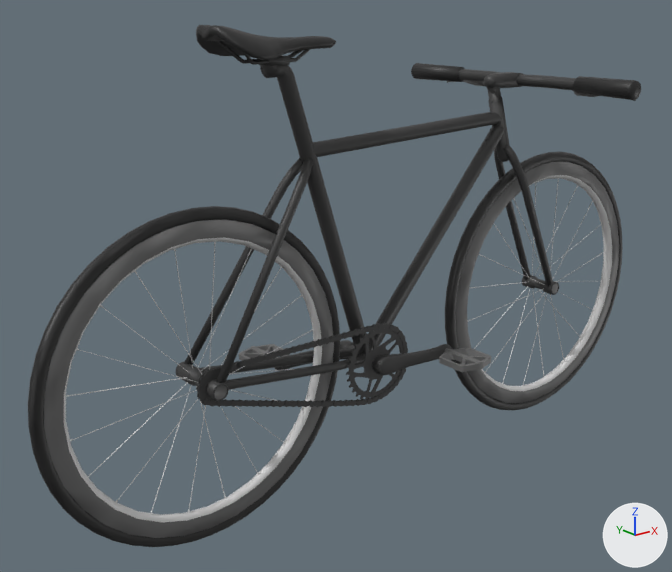
The COLLADA model gazebo_env/models/BioRoboticsLab/meshes/Bike.dae, before and after one commit.
Rendered twice from a 50 mm lens placed at (-1.86, -1.99, 1.42), pointed at (-0.19, 0.09, 0.59). The lights are fixed; the arrows at lower right show +X, +Y and +Z. The picture after the commit comes second. Vertices at exactly the same position are counted once.

In view in the first picture: 'Bike'.
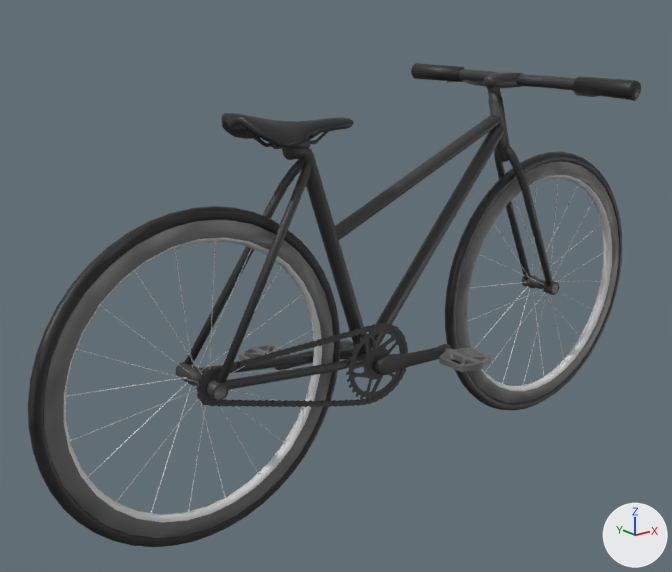
The newer file is also rescaled (x0.8) as a whole; pictures and numbers use the older file's frame.

The change in detail:
me_bike is used by ob_bike; location (0.0, 0.0, 0.0).
me_bike had 12464 vertices, 23456 faces and spanned x -1.18..1.11, y -0.45..0.45, z -0.01..1.35.
me_bike now has 12464 vertices, 23456 faces and spans x -1.18..1.11, y -0.45..0.45, z -0.01..1.2.
me_bike part 1: the loose piece of 36 vertices spanning x -0.62..-0.33, y 0.0..0.06, z 1.26..1.33 is moved by (0.06, 0.0, -0.21).
me_bike part 2: the loose piece of 36 vertices spanning x -0.62..-0.33, y -0.06..0.0, z 1.26..1.33 is moved by (0.06, 0.0, -0.21).
me_bike part 3: the loose piece of 8 vertices spanning x -0.5..-0.43, y -0.02..0.02, z 1.25..1.28 is moved by (0.06, 0.0, -0.21).
me_bike part 4: the loose piece of 219 vertices spanning x -0.67..-0.27, y -0.1..0.1, z 1.28..1.35 is moved by (0.06, 0.0, -0.21).
me_bike part 5: 68 of the vertices in x -0.5..-0.37, y -0.02..0.02, z 1.0..1.26 are scaled about their middle by (1.18, 1, 1.16), then moved by (0.07, 0.0, -0.23).

Changed parts and their boxes [x1, y1, x2, y2] in the pictures (672 x 572 px; the box of a moved part takes in the faces that stretch with it):
'Bike', reshaped (7% shorter)
    before: [28, 25, 641, 547]
    after: [28, 63, 641, 547]
part 1 of me_bike, moved or reshaped
    before: [215, 41, 303, 64]
    after: [242, 129, 320, 147]
part 2 of me_bike, moved or reshaped
    before: [243, 49, 311, 65]
    after: [270, 131, 329, 149]
part 3 of me_bike, moved or reshaped
    before: [258, 55, 290, 66]
    after: [287, 138, 310, 149]
part 4 of me_bike, moved or reshaped
    before: [196, 25, 336, 60]
    after: [221, 113, 354, 147]
part 5 of me_bike, moved or reshaped
    before: [260, 65, 502, 356]
    after: [282, 115, 502, 356]
